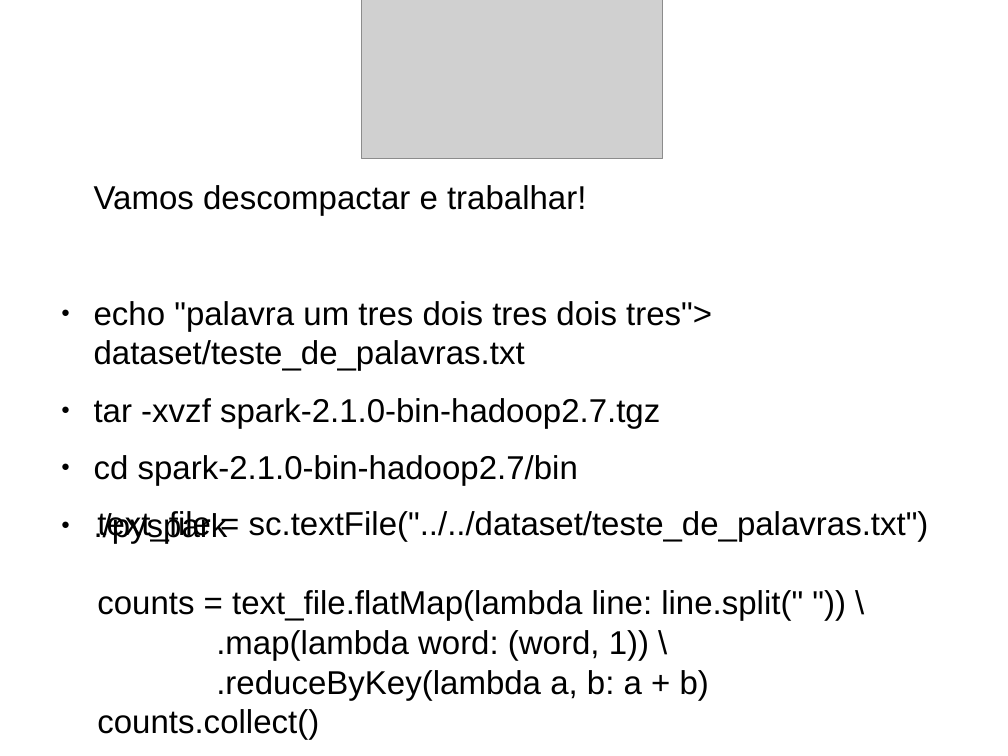
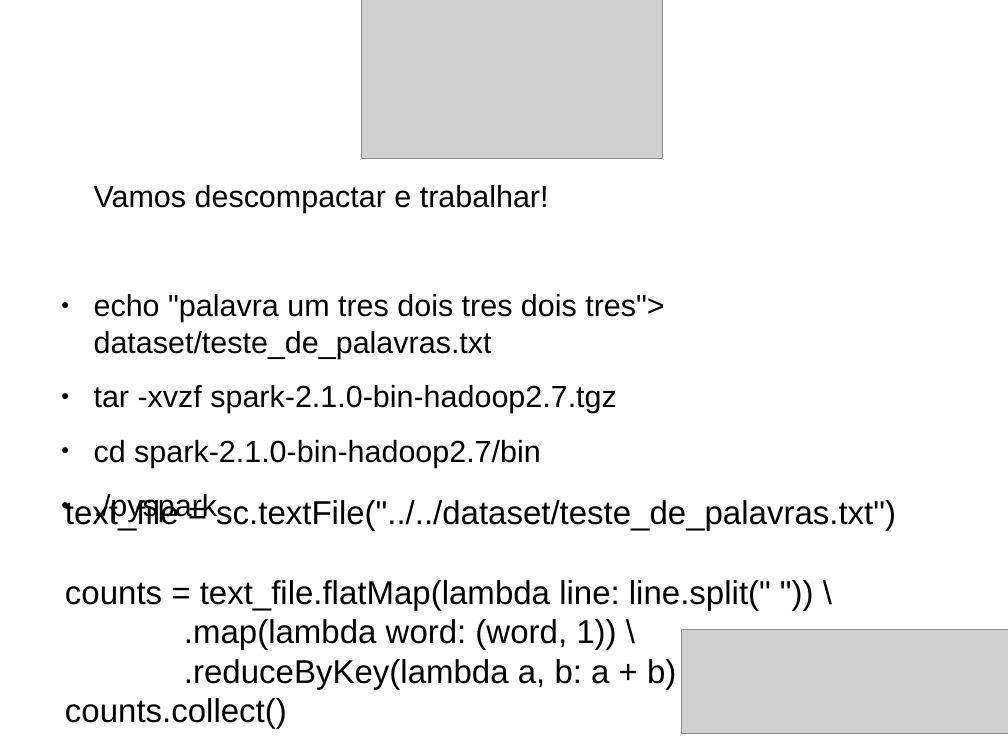
Before and after one commit to dmvieira/tutorial-jupyter-pyspark, a slide deck: slide 10 of tutorial.odp. Drawn at 1008x756 pixels with LibreOffice and Linux fonts; fonts in the diff are those of the drawing; grey boxes stand for pictures. Boxes give left, top, right and bottom in pixels: in the first picture for what was removed or moved away, otherwise in the second. Text is boxed around its words. In the diff, an @@ line names an element or a change of style, - is before the commit and + after.

```diff
--- a/tutorial.odp
+++ b/tutorial.odp
@@ text "Vamos descompactar e trabalhar!" at [94, 185, 664, 522]: size 26 to 24 pt @@
@@ text "text_file = sc.textFile("../../dataset/teste_de_palavras.txt ...": place and size @@
-text "text_file = sc.textFile("../../dataset/teste_de_palavras.txt ..." at [97, 511, 929, 740]
+text "text_file = sc.textFile("../../dataset/teste_de_palavras.txt ..." at [65, 498, 896, 729]
@@ picture added at [682, 630, 1008, 734] @@
```
Also in this commit, not shown: 7 other slides changed, 4 slides added, 3 other files.
